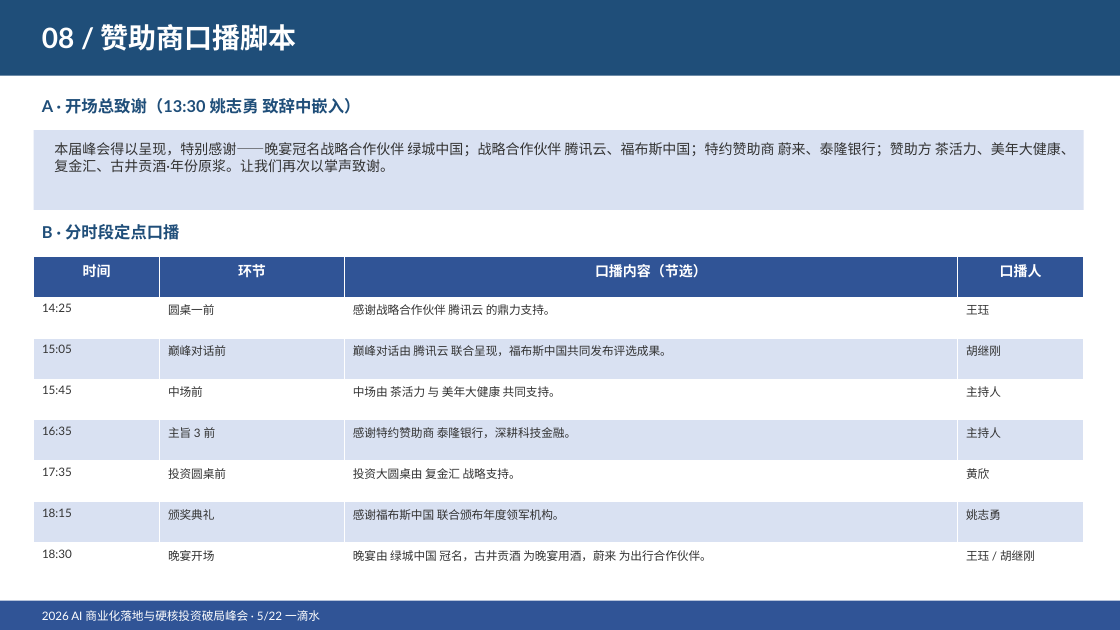
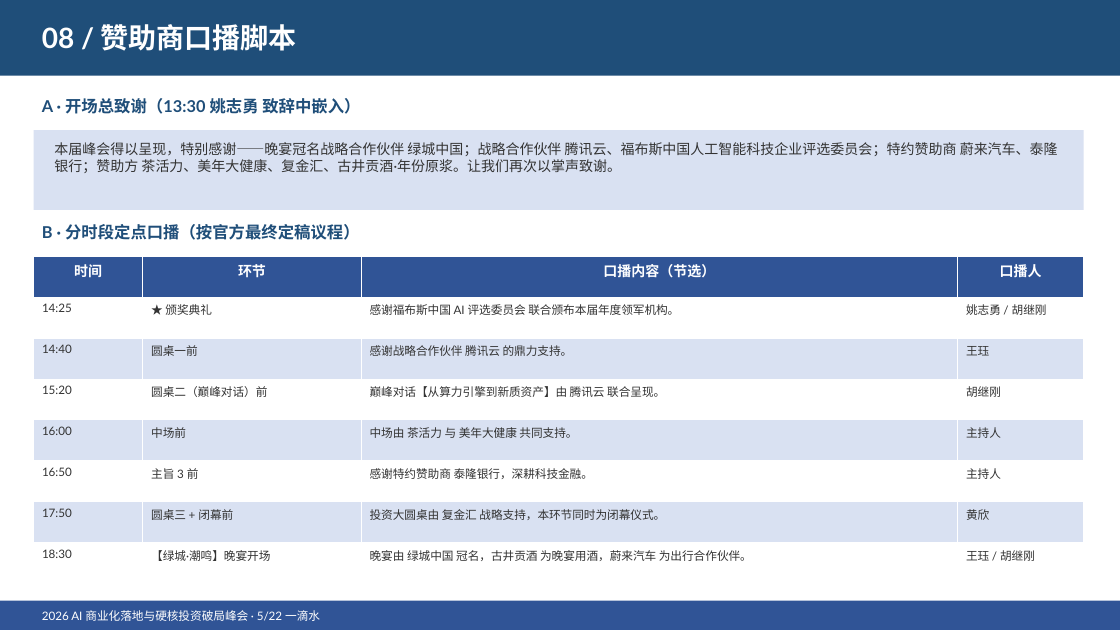
Before and after one commit to hujigang2010-maker/AIDEN, a slide deck: slide 10 of 5月22日峰会/导出文件/2026峰会会务汇报.pptx. Drawn at 1120x630 pixels with LibreOffice and Linux fonts; fonts in the diff are those of the drawing. Boxes give left, top, right and bottom in pixels: in the first picture for what was removed or moved away, otherwise in the second. Text is boxed around its words. In the diff, an @@ line names an element or a change of style, - is before the commit and + after.

```diff
--- a/5月22日峰会/导出文件/2026峰会会务汇报.pptx
+++ b/5月22日峰会/导出文件/2026峰会会务汇报.pptx
@@ text at <box>54,142,1058,173</box>: text changed @@
-本届峰会得以呈现，特别感谢——晚宴冠名战略合作伙伴 绿城中国；战略合作伙伴 腾讯云、福布斯中国；特约赞助商 蔚来、泰隆银行；赞助方 茶活力、美年大健康、复金汇、古井贡酒·年份原浆。让我们再次以掌声致谢。
+本届峰会得以呈现，特别感谢——晚宴冠名战略合作伙伴 绿城中国；战略合作伙伴 腾讯云、福布斯中国人工智能科技企业评选委员会；特约赞助商 蔚来汽车、泰隆银行；赞助方 茶活力、美年大健康、复金汇、古井贡酒·年份原浆。让我们再次以掌声致谢。
@@ text at <box>42,224,360,240</box>: text changed @@
-B · 分时段定点口播
+B · 分时段定点口播（按官方最终定稿议程）
@@ table at <box>34,256,1084,584</box> @@
-row 2: 14:25 | 圆桌一前 | 感谢战略合作伙伴 腾讯云 的鼎力支持。 | 王珏
+row 2: 14:25 | ★ 颁奖典礼 | 感谢福布斯中国 AI 评选委员会 联合颁布本届年度领军机构。 | 姚志勇 / 胡继刚
-row 3: 15:05 | 巅峰对话前 | 巅峰对话由 腾讯云 联合呈现，福布斯中国共同发布评选成果。 | 胡继刚
+row 3: 14:40 | 圆桌一前 | 感谢战略合作伙伴 腾讯云 的鼎力支持。 | 王珏
-row 4: 15:45 | 中场前 | 中场由 茶活力 与 美年大健康 共同支持。 | 主持人
+row 4: 15:20 | 圆桌二（巅峰对话）前 | 巅峰对话【从算力引擎到新质资产】由 腾讯云 联合呈现。 | 胡继刚
-row 5: 16:35 | 主旨 3 前 | 感谢特约赞助商 泰隆银行，深耕科技金融。 | 主持人
+row 5: 16:00 | 中场前 | 中场由 茶活力 与 美年大健康 共同支持。 | 主持人
-row 6: 17:35 | 投资圆桌前 | 投资大圆桌由 复金汇 战略支持。 | 黄欣
+row 6: 16:50 | 主旨 3 前 | 感谢特约赞助商 泰隆银行，深耕科技金融。 | 主持人
-row 7: 18:15 | 颁奖典礼 | 感谢福布斯中国 联合颁布年度领军机构。 | 姚志勇
+row 7: 17:50 | 圆桌三 + 闭幕前 | 投资大圆桌由 复金汇 战略支持，本环节同时为闭幕仪式。 | 黄欣
-row 8, column 2: 晚宴开场
+row 8, column 2: 【绿城·潮鸣】晚宴开场
-row 8, column 3: 晚宴由 绿城中国 冠名，古井贡酒 为晚宴用酒，蔚来 为出行合作伙伴。
+row 8, column 3: 晚宴由 绿城中国 冠名，古井贡酒 为晚宴用酒，蔚来汽车 为出行合作伙伴。
```
Also in this commit, not shown: 9 other slides changed, 11 other files.
